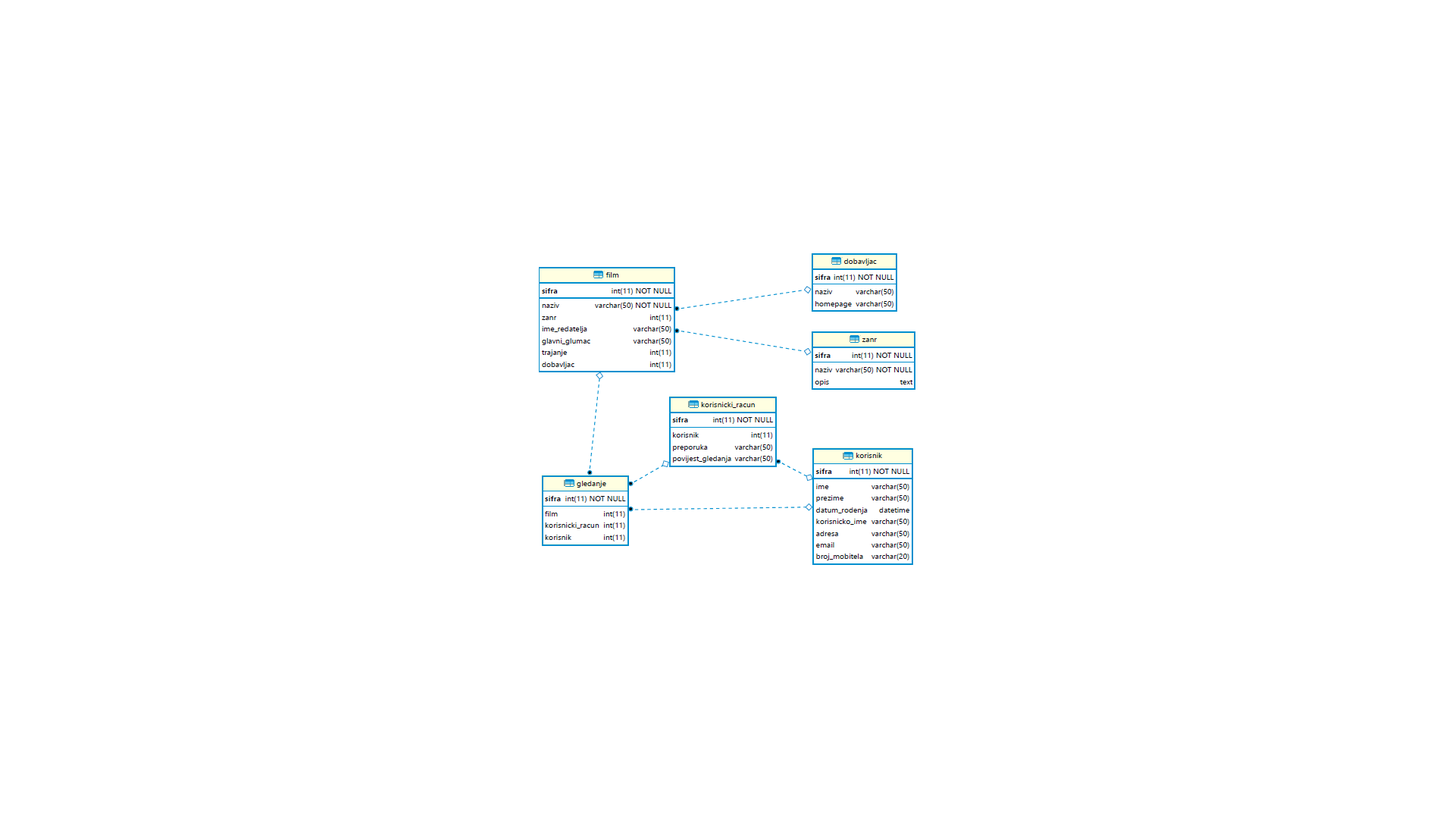
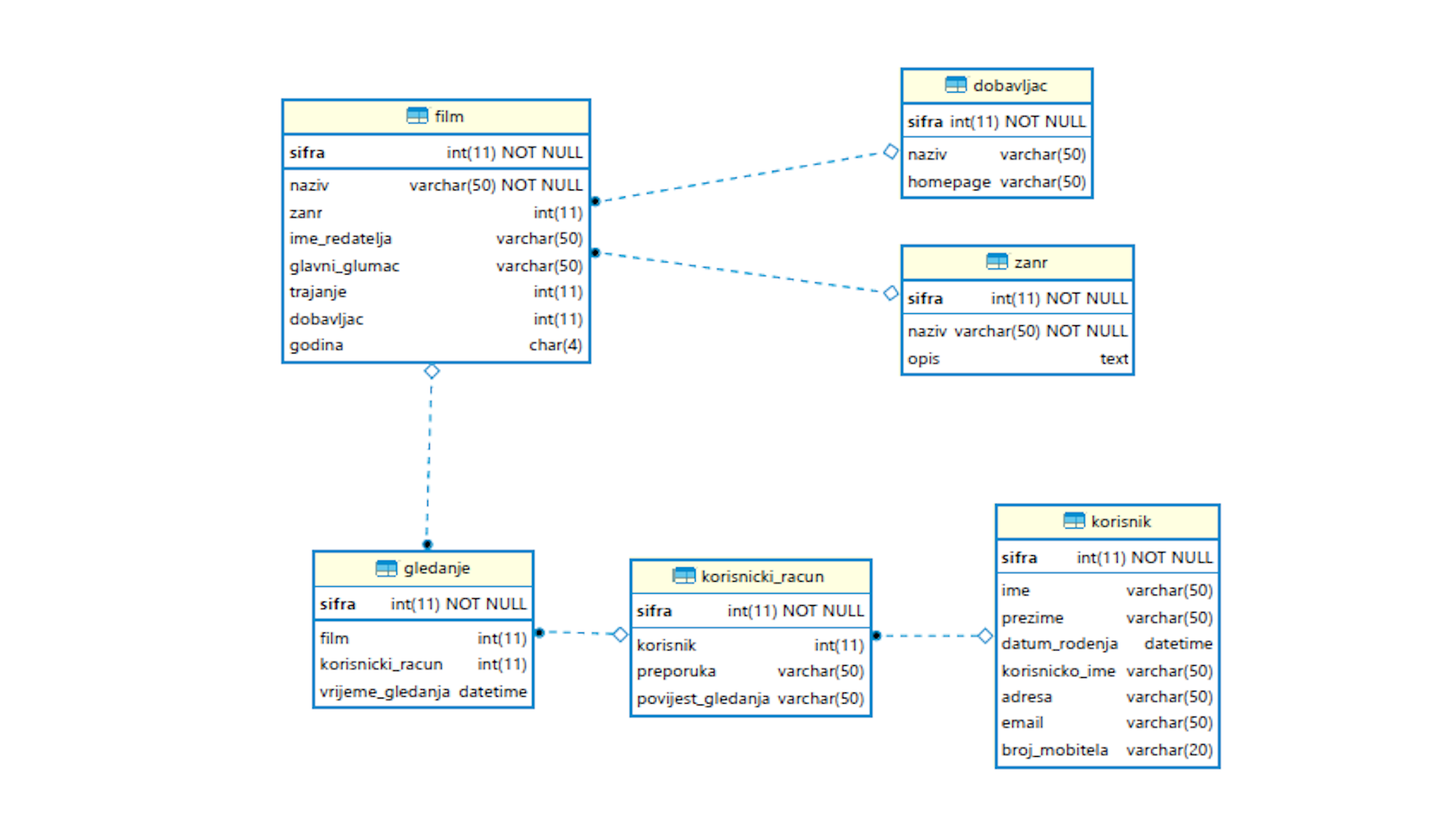
The second w=1455, h=819 image is a revision of the first. Changes to its layers:
painted on "Pasted Layer" over (x1=280, y1=66, x2=1222, y2=771)
